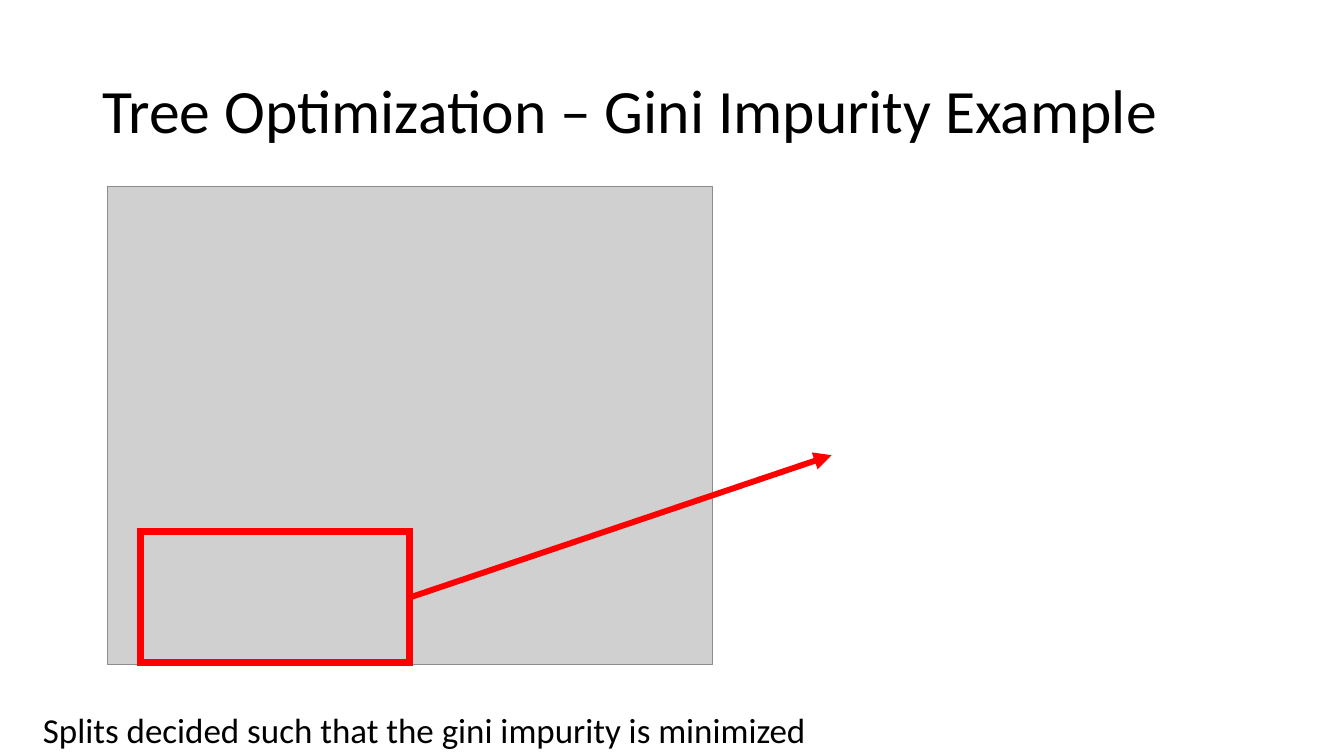
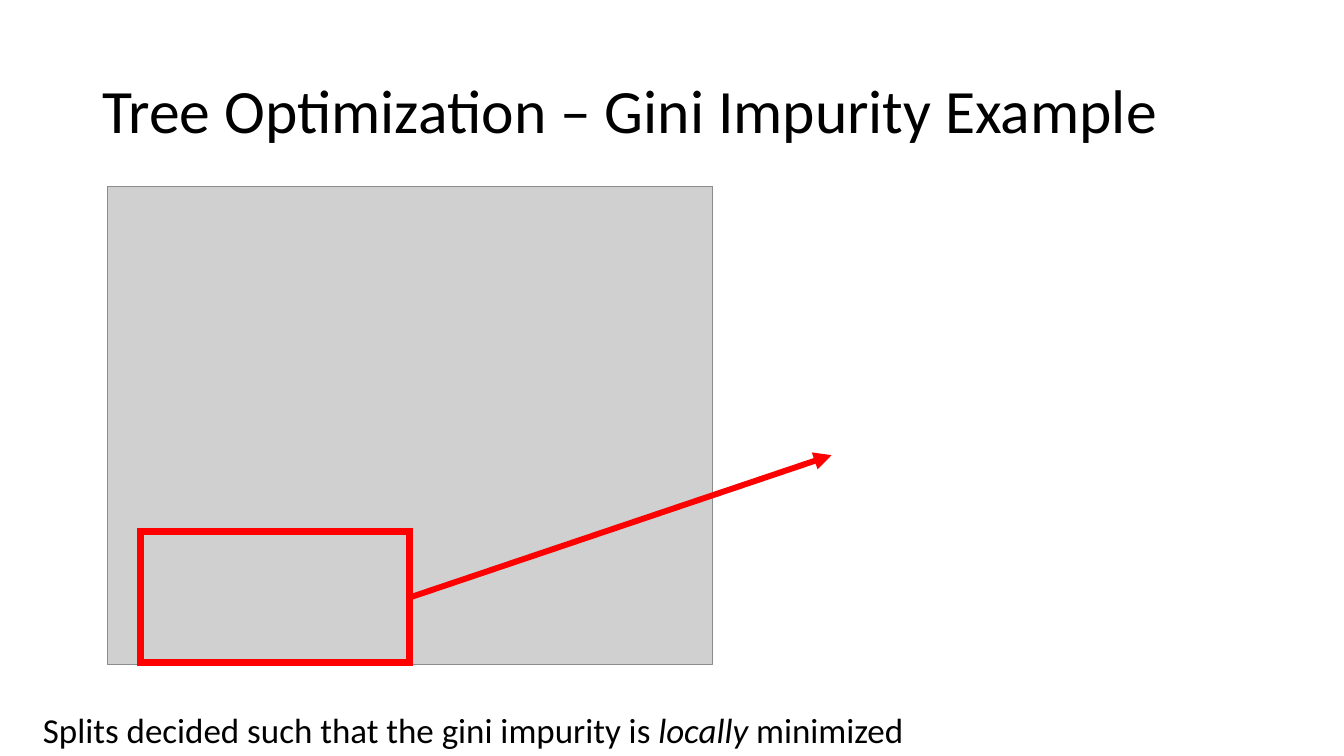
Before and after one commit to silburt/RF_DeepDive, a slide deck: slide 28 of presentation.pptx (slide 27 before the commit). Drawn at 1344x756 pixels with LibreOffice and Linux fonts; fonts in the diff are those of the drawing; grey boxes stand for pictures. Boxes give left, top, right and bottom in pixels: in the first picture for what was removed or moved away, otherwise in the second. Text is boxed around its words. In the diff, an @@ line names an element or a change of style, - is before the commit and + after.

Commit message:
edits final

```diff
--- a/presentation.pptx
+++ b/presentation.pptx
@@ text at [43, 718, 903, 749]: text changed @@
-Splits decided such that the gini impurity is minimized
+Splits decided such that the gini impurity is locally minimized
```
Also in this commit, not shown: 1 other slide changed, 1 slide added.
